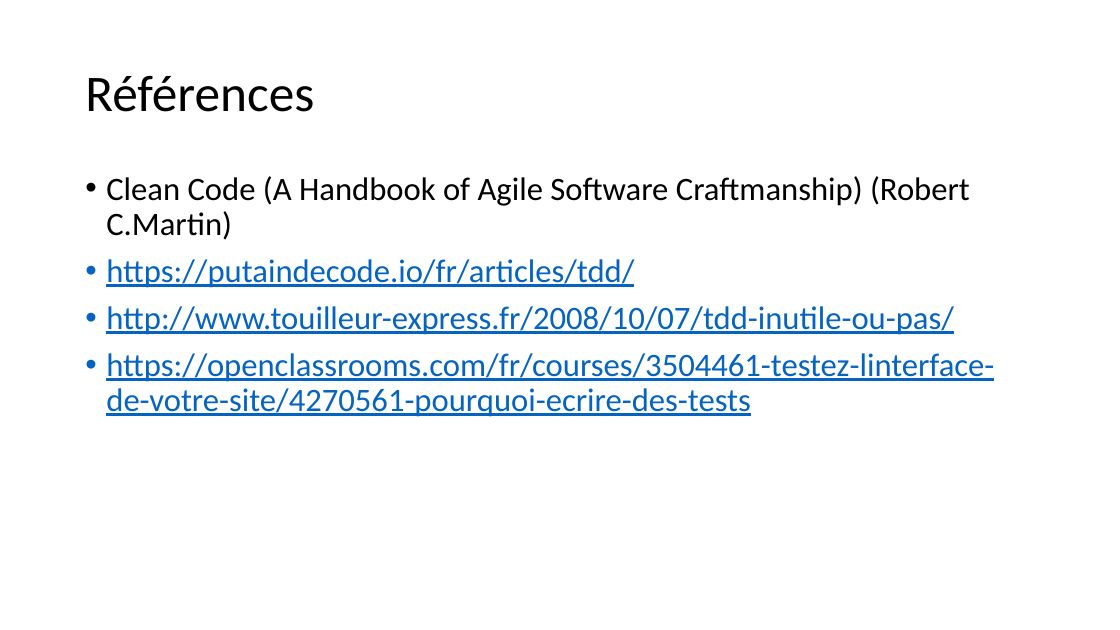
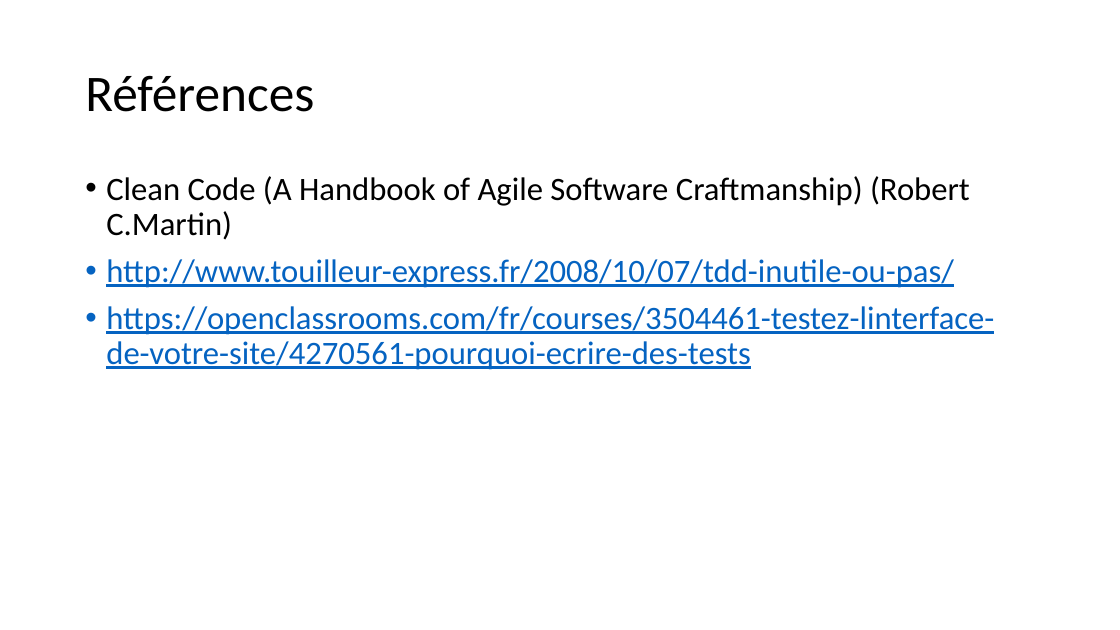
Before and after one commit to mohamedmk1/TDDAngularJS, a slide deck: slide 14 of _tmp/docs/TDD pour les applications frontend.pptx. Drawn at 1120x630 pixels with LibreOffice and Linux fonts; fonts in the diff are those of the drawing. Boxes give left, top, right and bottom in pixels: in the first picture for what was removed or moved away, otherwise in the second. Text is boxed around its words. In the diff, an @@ line names an element or a change of style, - is before the commit and + after.

```diff
--- a/_tmp/docs/TDD pour les applications frontend.pptx
+++ b/_tmp/docs/TDD pour les applications frontend.pptx
@@ text at <box>106,259,634,288</box>: paragraph removed @@
-• https://putaindecode.io/fr/articles/tdd/
```
Also in this commit, not shown: 12 other files.
